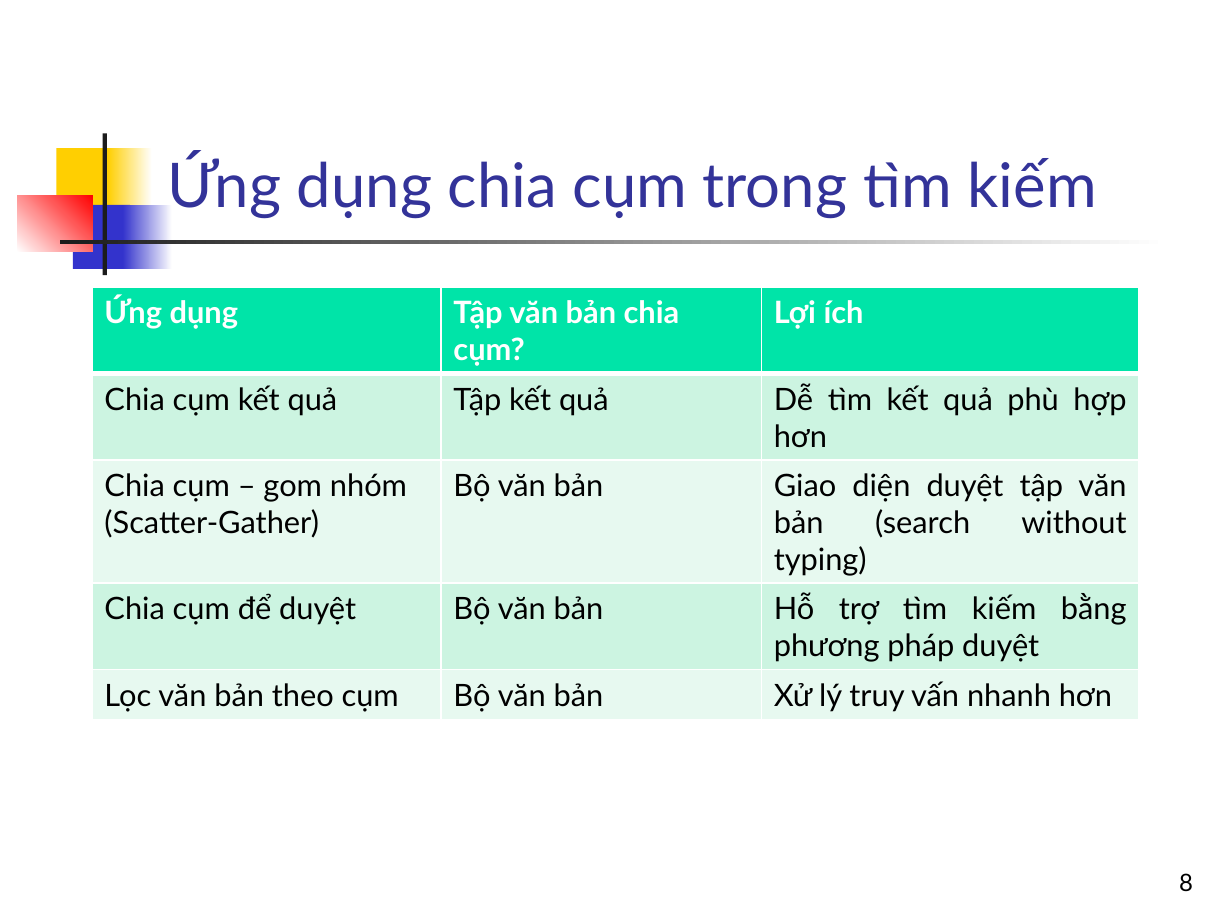
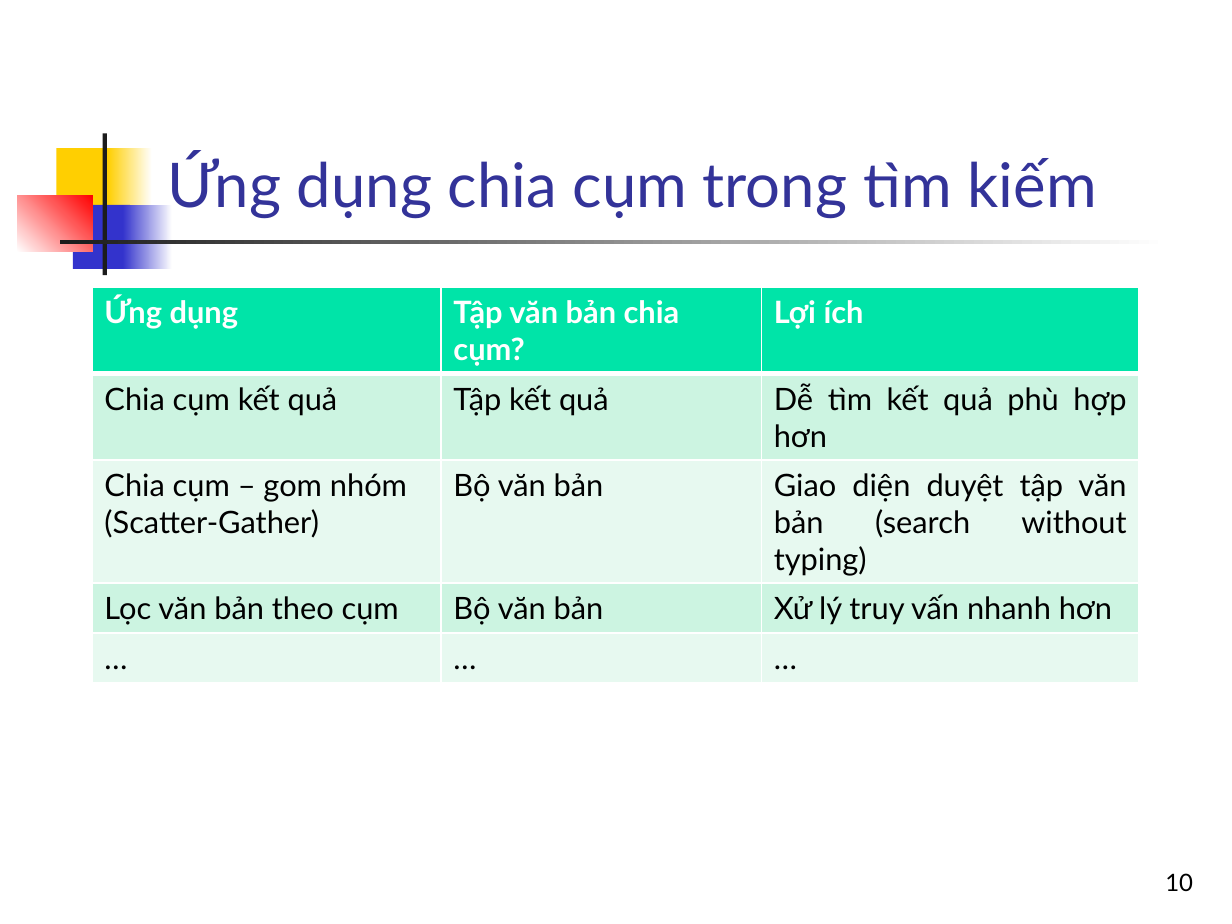
Before and after one commit to nguyenkhanhthien/IT4853, a slide deck: slide 10 of Bai 18 Chia cum va ung dung trong tim kiem_phần 1.pptx (slide 8 before the commit). Drawn at 1232x924 pixels with LibreOffice and Linux fonts; fonts in the diff are those of the drawing. Boxes give left, top, right and bottom in pixels: in the first picture for what was removed or moved away, otherwise in the second. Text is boxed around its words. In the diff, an @@ line names an element or a change of style, - is before the commit and + after.

```diff
--- a/Bai 18 Chia cum va ung dung trong tim kiem_phần 1.pptx
+++ b/Bai 18 Chia cum va ung dung trong tim kiem_phần 1.pptx
@@ table at box(92, 287, 1140, 683) @@
-row 4: Chia cụm để duyệt | Bộ văn bản | Hỗ trợ tìm kiếm bằng phương pháp duyệt
+row 5: … | … | …
@@ page number at box(1165, 873, 1193, 891): text changed @@
-8
+10
```
Also in this commit, not shown: 13 other slides changed, 1 slide removed.
